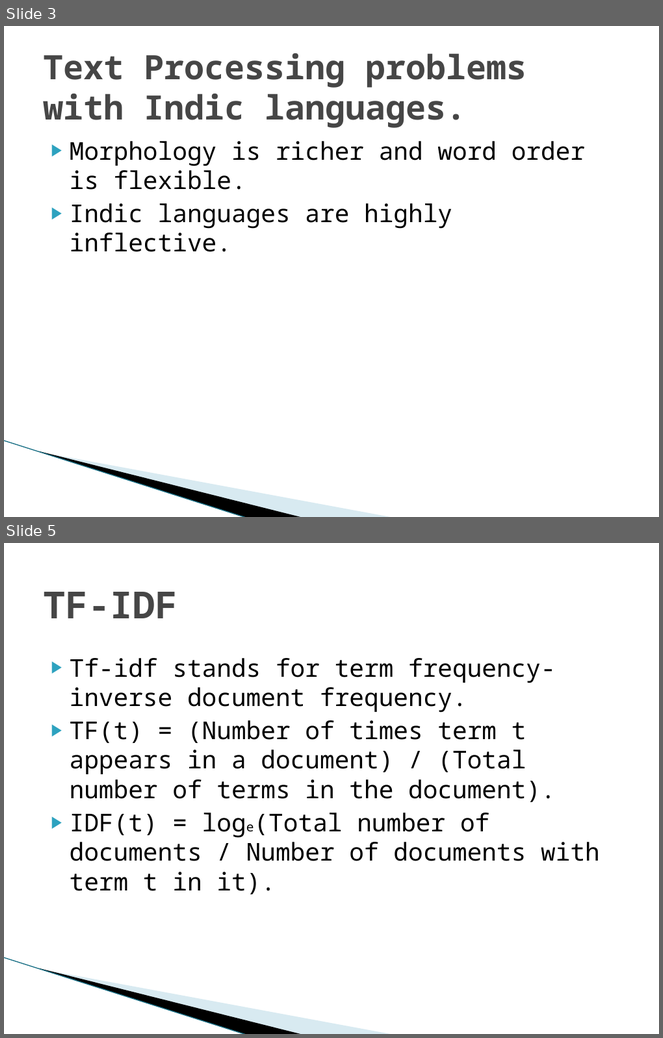
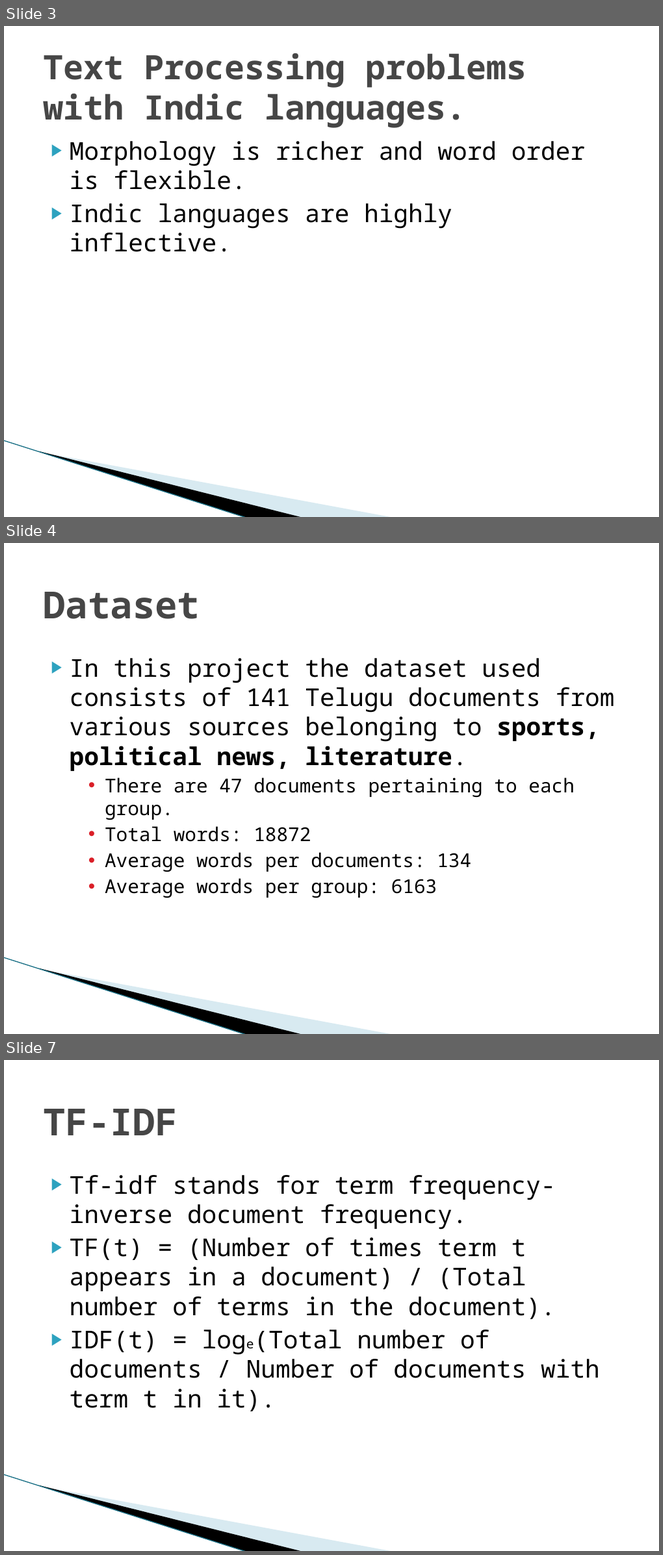
Before and after one commit to Ray784/mini_project, a slide deck: documentation/Project ppt.pptx. Shown one above the other, each under a label of ours: slides 3 and 5 before the commit, slides 3, 4 and 7 after it; the slides between them are not shown. The pictures are 663x1038 and 663x1555 pixels, drawn with LibreOffice and Linux fonts; fonts in the diff are those of the drawing; background and template pictures are left out. Boxes give left, top, right and bottom in pixels: in the first picture for what was removed or moved away, otherwise in the second. Text is boxed around its words. In the diff, an @@ line names an element or a change of style, - is before the commit and + after.

```diff
--- a/documentation/Project ppt.pptx
+++ b/documentation/Project ppt.pptx
@@ slide 4 added at [4, 543, 659, 1034], background #FFFFFF; not listed: 3 template elements that a slide beside it also shows @@
@@ title added at [43, 592, 200, 619], 41 pt, text #464646, bold @@
+Dataset
@@ text added at [70, 658, 615, 899], 27 pt, text #000000 @@
+▶ In this project the dataset used consists of 141 Telugu documents from various sources belonging to sports, political news, literature.
+    • There are 47 documents pertaining to each group.
+    • Total words: 18872
+    • Average words per documents: 134
+    • Average words per group: 6163
@@ what was slide 5 is now slide 7 @@
```
Also in this commit, not shown: 2 slides changed, 2 other slides added.
